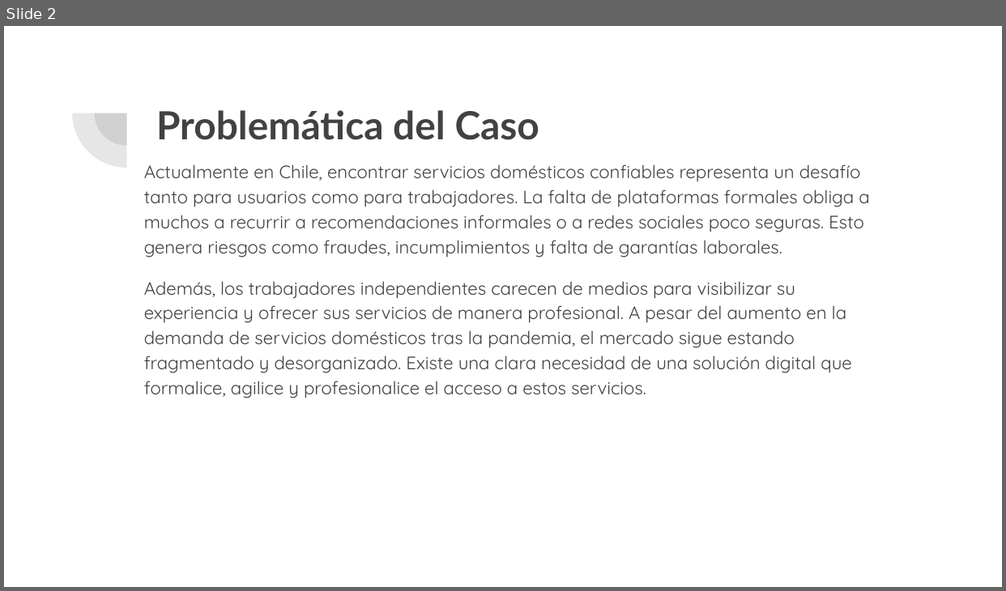
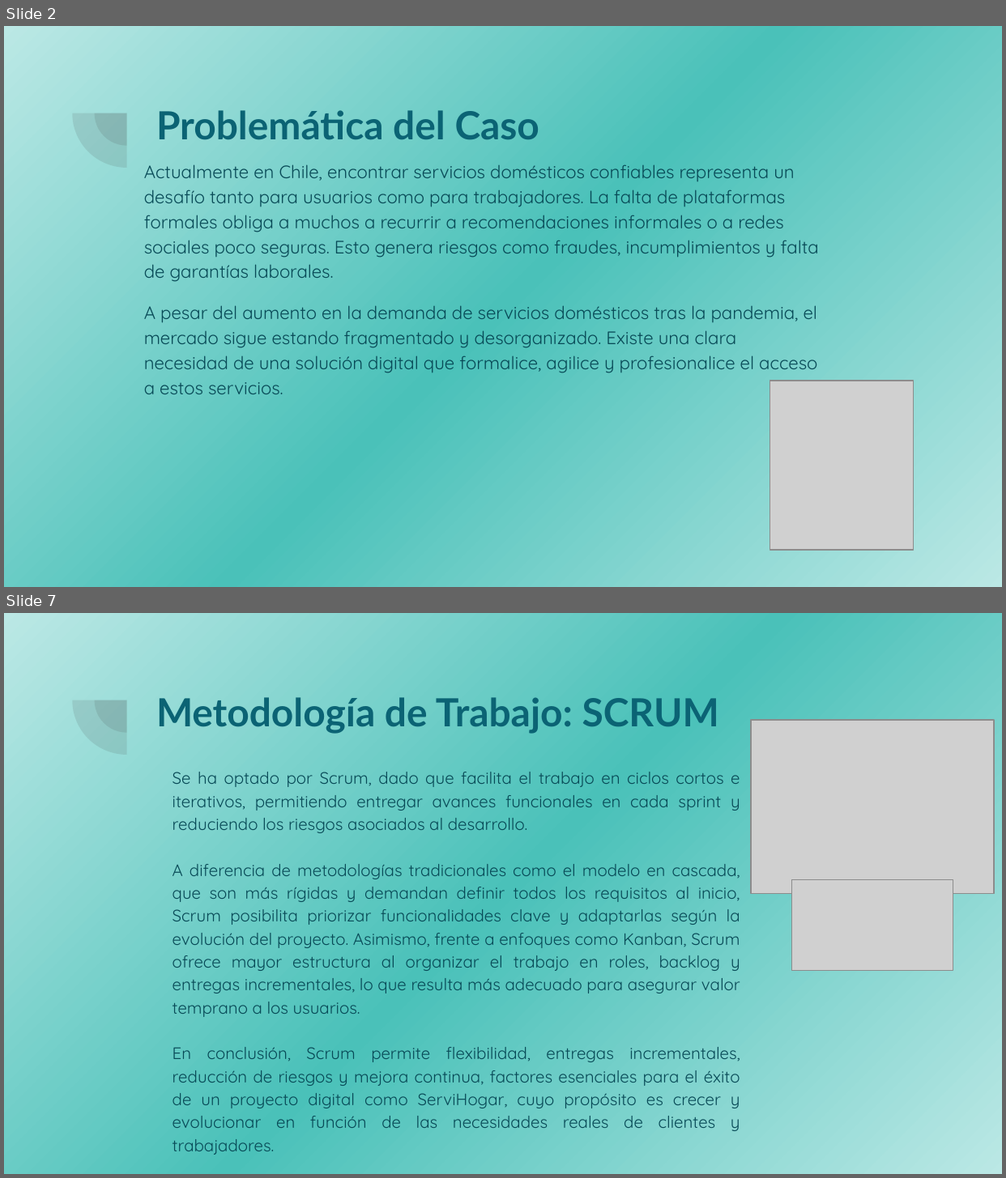
Before and after one commit to TopherHasashi/ServiHogar, a slide deck: Entrega 1/Evidencias Grupales/ServiHogar.pptx. Shown one above the other, each under a label of ours: slide 2 before the commit, slides 2 and 7 after it; the slides between them are not shown. The pictures are 1006x591 and 1006x1178 pixels, drawn with LibreOffice and Linux fonts; fonts in the diff are those of the drawing; grey boxes stand for pictures. Boxes give left, top, right and bottom in pixels: in the first picture for what was removed or moved away, otherwise in the second. Text is boxed around its words. In the diff, an @@ line names an element or a change of style, - is before the commit and + after.

```diff
--- a/Entrega 1/Evidencias Grupales/ServiHogar.pptx
+++ b/Entrega 1/Evidencias Grupales/ServiHogar.pptx
@@ slide 7 added at (x1=4, y1=613, x2=1002, y2=1174), background gradient #BBE8E5 to #4AC1B9; not listed: 2 template elements that a slide beside it also shows @@
@@ title added at (x1=156, y1=697, x2=719, y2=734), 28 pt, text #0B6374, bold @@
+Metodología de Trabajo: SCRUM
@@ picture added at (x1=751, y1=720, x2=994, y2=893) @@
@@ text added at (x1=172, y1=772, x2=740, y2=1155), 12 pt, text #084A57 @@
+Se ha optado por Scrum, dado que facilita el trabajo en ciclos cortos e iterativos, permitiendo entregar avances funcionales en cada sprint y reduciendo los riesgos asociados al desarrollo.
+A diferencia de metodologías tradicionales como el modelo en cascada, que son más rígidas y demandan definir todos los requisitos al inicio, Scrum posibilita priorizar funcionalidades clave y adaptarlas según la evolución del proyecto. Asimismo, frente a enfoques como Kanban, Scrum ofrece mayor estructura al organizar el trabajo en roles, backlog y entregas incrementales, lo que resulta más adecuado para asegurar valor temprano a los usuarios.
+En conclusión, Scrum permite flexibilidad, entregas incrementales, reducción de riesgos y mejora continua, factores esenciales para el éxito de un proyecto digital como ServiHogar, cuyo propósito es crecer y evolucionar en función de las necesidades reales de clientes y trabajadores.
@@ picture added at (x1=791, y1=880, x2=953, y2=971) @@
@@ slide 2 changed as well @@
@@ background #FFFFFF to gradient #BBE8E5 to #4AC1B9 @@
@@ title "Problemática del Caso" at (x1=156, y1=110, x2=539, y2=140): text colour #424242 to #0B6374 @@
@@ text at (x1=144, y1=165, x2=819, y2=282): text colour #424242 to #084A57 in "Actualmente en Chile, encontrar servicios domésticos confiab ..." @@
@@ text at (x1=144, y1=305, x2=817, y2=395): text changed; text colour #424242 to #084A57 @@
-Además, los trabajadores independientes carecen de medios para visibilizar su experiencia y ofrecer sus servicios de manera profesional. A pesar del aumento en la demanda de servicios domésticos tras la pandemia, el mercado sigue estando fragmentado y desorganizado. Existe una clara necesidad de una solución digital que formalice, agilice y profesionalice el acceso a estos servicios.
+A pesar del aumento en la demanda de servicios domésticos tras la pandemia, el mercado sigue estando fragmentado y desorganizado. Existe una clara necesidad de una solución digital que formalice, agilice y profesionalice el acceso a estos servicios.
@@ picture added at (x1=770, y1=382, x2=914, y2=551) @@
```
Also in this commit, not shown: 2 other slides changed, 6 other slides added, 5 slides removed, 2 other files.
